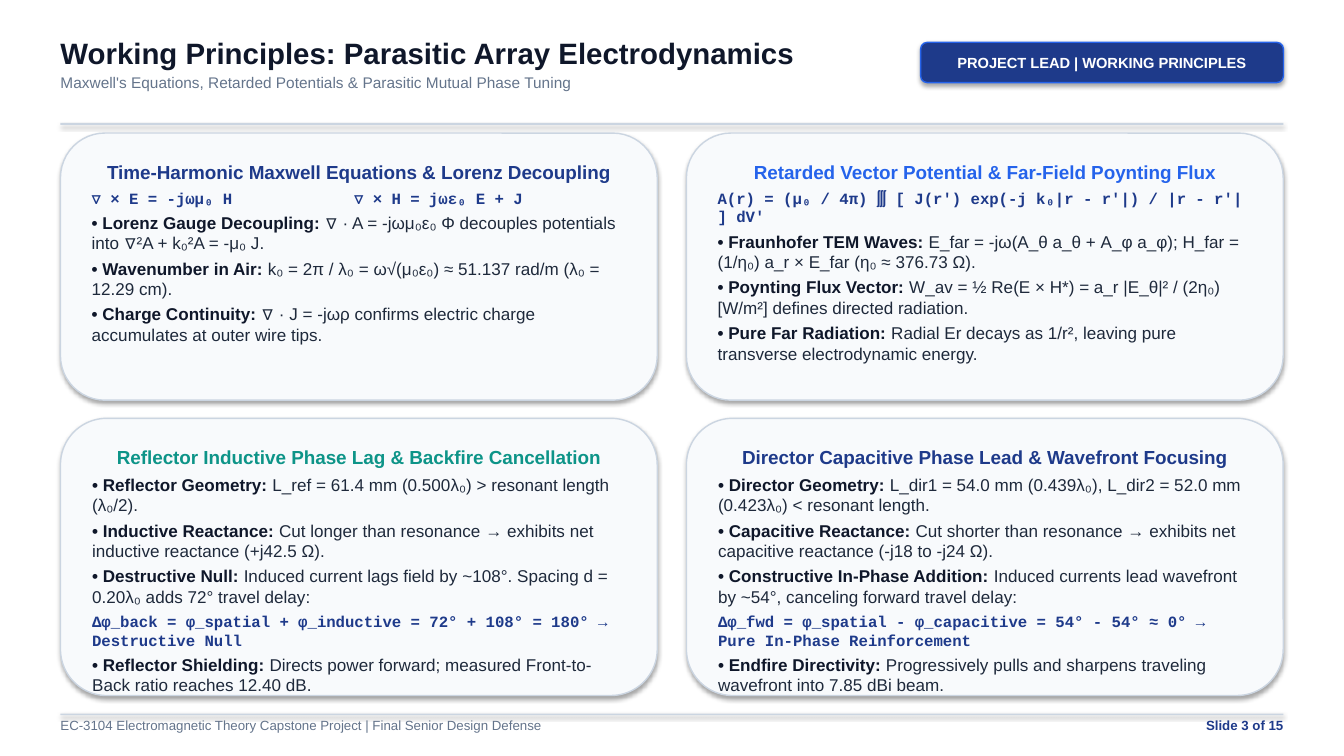
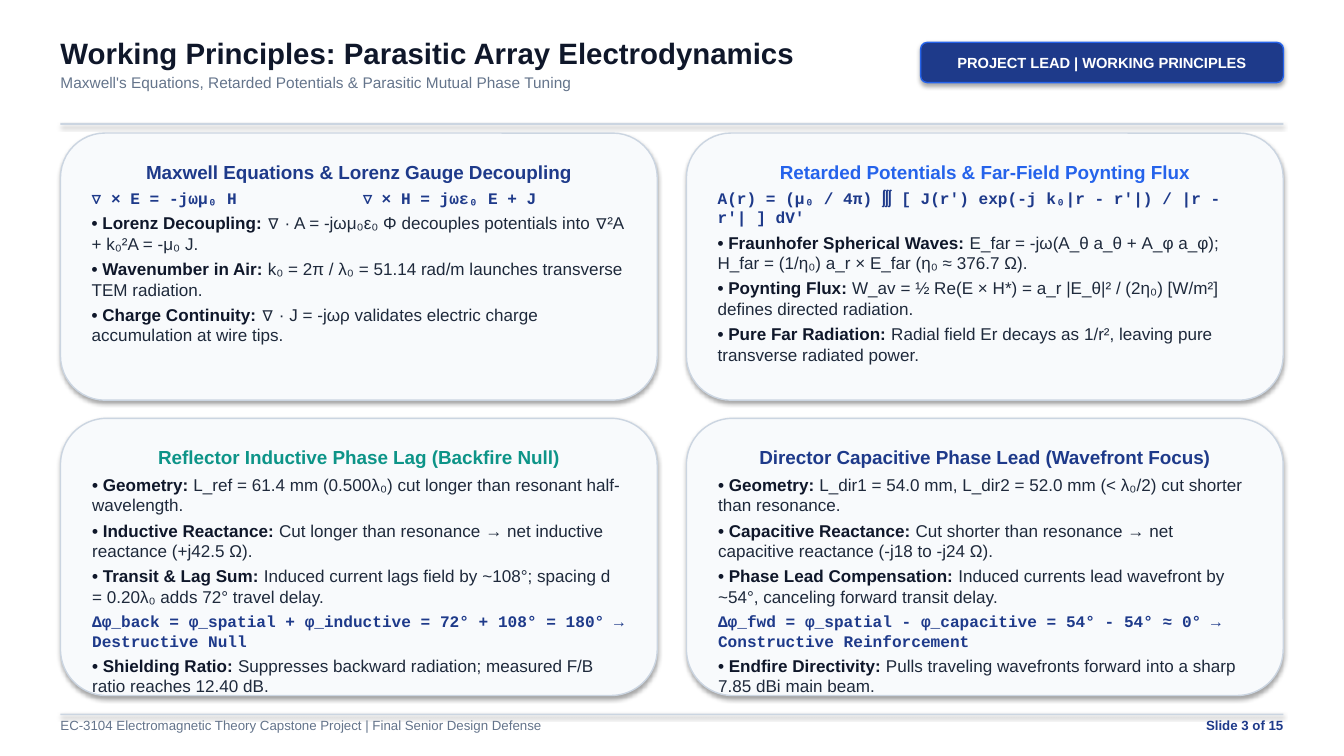
Before and after one commit to saugata-malakar/Electromagnetic-Theory-Member-1, a slide deck: slide 3 of EC3104_15_Slide_Capstone_Presentation.pptx. Drawn at 1344x756 pixels with LibreOffice and Linux fonts; fonts in the diff are those of the drawing. Boxes give left, top, right and bottom in pixels: in the first picture for what was removed or moved away, otherwise in the second. Text is boxed around its words. In the diff, an @@ line names an element or a change of style, - is before the commit and + after.

```diff
--- a/EC3104_15_Slide_Capstone_Presentation.pptx
+++ b/EC3104_15_Slide_Capstone_Presentation.pptx
@@ text in rounded rectangle at (x1=146, y1=165, x2=571, y2=183): text changed @@
-Time-Harmonic Maxwell Equations & Lorenz Decoupling
+Maxwell Equations & Lorenz Gauge Decoupling
@@ text in rounded rectangle at (x1=780, y1=165, x2=1190, y2=183): text changed @@
-Retarded Vector Potential & Far-Field Poynting Flux
+Retarded Potentials & Far-Field Poynting Flux
@@ text in rounded rectangle at (x1=130, y1=192, x2=537, y2=208): size 11.2 to 11.5 pt in "∇ × E = -jωμ₀ H ∇ ..." @@
@@ text in rounded rectangle at (x1=718, y1=192, x2=1201, y2=227): size 11.2 to 11.5 pt in "A(r) = (μ₀ / 4π) ∭ [ ..." @@
@@ text in rounded rectangle at (x1=92, y1=216, x2=624, y2=345): text changed @@
-• Lorenz Gauge Decoupling: ∇ · A = -jωμ₀ε₀ Φ decouples potentials into ∇²A + k₀²A = -μ₀ J.
-• Wavenumber in Air: k₀ = 2π / λ₀ = ω√(μ₀ε₀) ≈ 51.137 rad/m (λ₀ = 12.29 cm).
-• Charge Continuity: ∇ · J = -jωρ confirms electric charge accumulates at outer wire tips.
+• Lorenz Decoupling: ∇ · A = -jωμ₀ε₀ Φ decouples potentials into ∇²A + k₀²A = -μ₀ J.
+• Wavenumber in Air: k₀ = 2π / λ₀ = 51.14 rad/m launches transverse TEM radiation.
+• Charge Continuity: ∇ · J = -jωρ validates electric charge accumulation at wire tips.
@@ text in rounded rectangle at (x1=718, y1=236, x2=1219, y2=365): text changed @@
-• Fraunhofer TEM Waves: E_far = -jω(A_θ a_θ + A_φ a_φ); H_far = (1/η₀) a_r × E_far (η₀ ≈ 376.73 Ω).
-• Poynting Flux Vector: W_av = ½ Re(E × H*) = a_r |E_θ|² / (2η₀) [W/m²] defines directed radiation.
-• Pure Far Radiation: Radial Er decays as 1/r², leaving pure transverse electrodynamic energy.
+• Fraunhofer Spherical Waves: E_far = -jω(A_θ a_θ + A_φ a_φ); H_far = (1/η₀) a_r × E_far (η₀ ≈ 376.7 Ω).
+• Poynting Flux: W_av = ½ Re(E × H*) = a_r |E_θ|² / (2η₀) [W/m²] defines directed radiation.
+• Pure Far Radiation: Radial field Er decays as 1/r², leaving pure transverse radiated power.
@@ text in rounded rectangle at (x1=92, y1=450, x2=620, y2=607): text changed @@
-Reflector Inductive Phase Lag & Backfire Cancellation
-• Reflector Geometry: L_ref = 61.4 mm (0.500λ₀) > resonant length (λ₀/2).
-• Inductive Reactance: Cut longer than resonance → exhibits net inductive reactance (+j42.5 Ω).
-• Destructive Null: Induced current lags field by ~108°. Spacing d = 0.20λ₀ adds 72° travel delay:
+Reflector Inductive Phase Lag (Backfire Null)
+• Geometry: L_ref = 61.4 mm (0.500λ₀) cut longer than resonant half-wavelength.
+• Inductive Reactance: Cut longer than resonance → net inductive reactance (+j42.5 Ω).
+• Transit & Lag Sum: Induced current lags field by ~108°; spacing d = 0.20λ₀ adds 72° travel delay.
@@ text in rounded rectangle at (x1=718, y1=450, x2=1242, y2=696): text changed @@
-Director Capacitive Phase Lead & Wavefront Focusing
-• Director Geometry: L_dir1 = 54.0 mm (0.439λ₀), L_dir2 = 52.0 mm (0.423λ₀) < resonant length.
-• Capacitive Reactance: Cut shorter than resonance → exhibits net capacitive reactance (-j18 to -j24 Ω).
-• Constructive In-Phase Addition: Induced currents lead wavefront by ~54°, canceling forward travel delay:
-Δφ_fwd = φ_spatial - φ_capacitive = 54° - 54° ≈ 0° → Pure In-Phase Reinforcement
-• Endfire Directivity: Progressively pulls and sharpens traveling wavefront into 7.85 dBi beam.
+Director Capacitive Phase Lead (Wavefront Focus)
+• Geometry: L_dir1 = 54.0 mm, L_dir2 = 52.0 mm (< λ₀/2) cut shorter than resonance.
+• Capacitive Reactance: Cut shorter than resonance → net capacitive reactance (-j18 to -j24 Ω).
+• Phase Lead Compensation: Induced currents lead wavefront by ~54°, canceling forward transit delay.
+Δφ_fwd = φ_spatial - φ_capacitive = 54° - 54° ≈ 0° → Constructive Reinforcement
+• Endfire Directivity: Pulls traveling wavefronts forward into a sharp 7.85 dBi main beam.
@@ text in rounded rectangle at (x1=92, y1=615, x2=605, y2=647): size 11.2 to 11.5 pt in "Δφ_back = φ_spatial + φ_inductive = 72° ..." @@
@@ text in rounded rectangle at (x1=92, y1=659, x2=594, y2=696): text changed @@
-• Reflector Shielding: Directs power forward; measured Front-to-Back ratio reaches 12.40 dB.
+• Shielding Ratio: Suppresses backward radiation; measured F/B ratio reaches 12.40 dB.
```
Also in this commit, not shown: 8 other slides changed, 11 other files.
